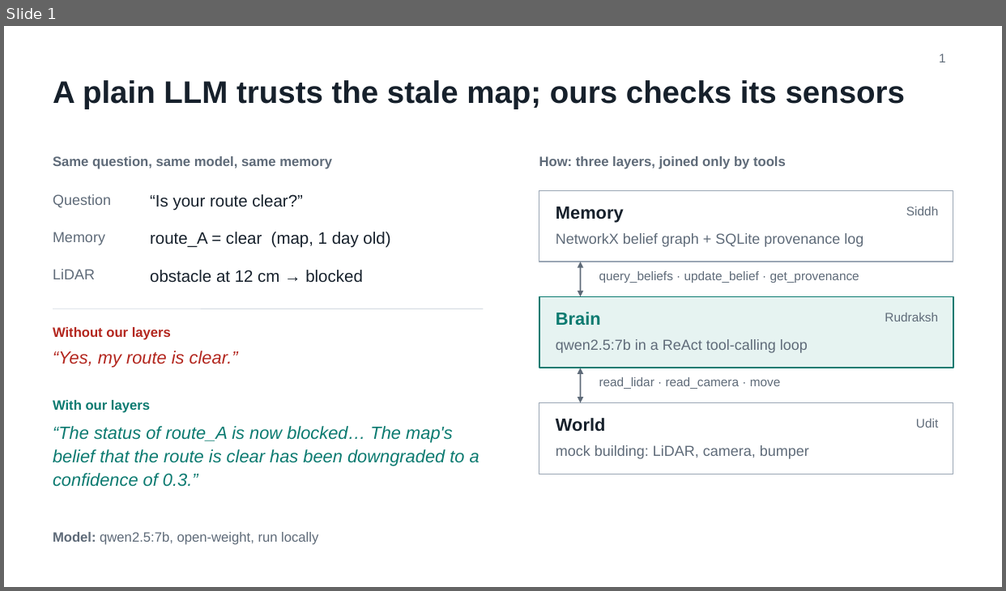
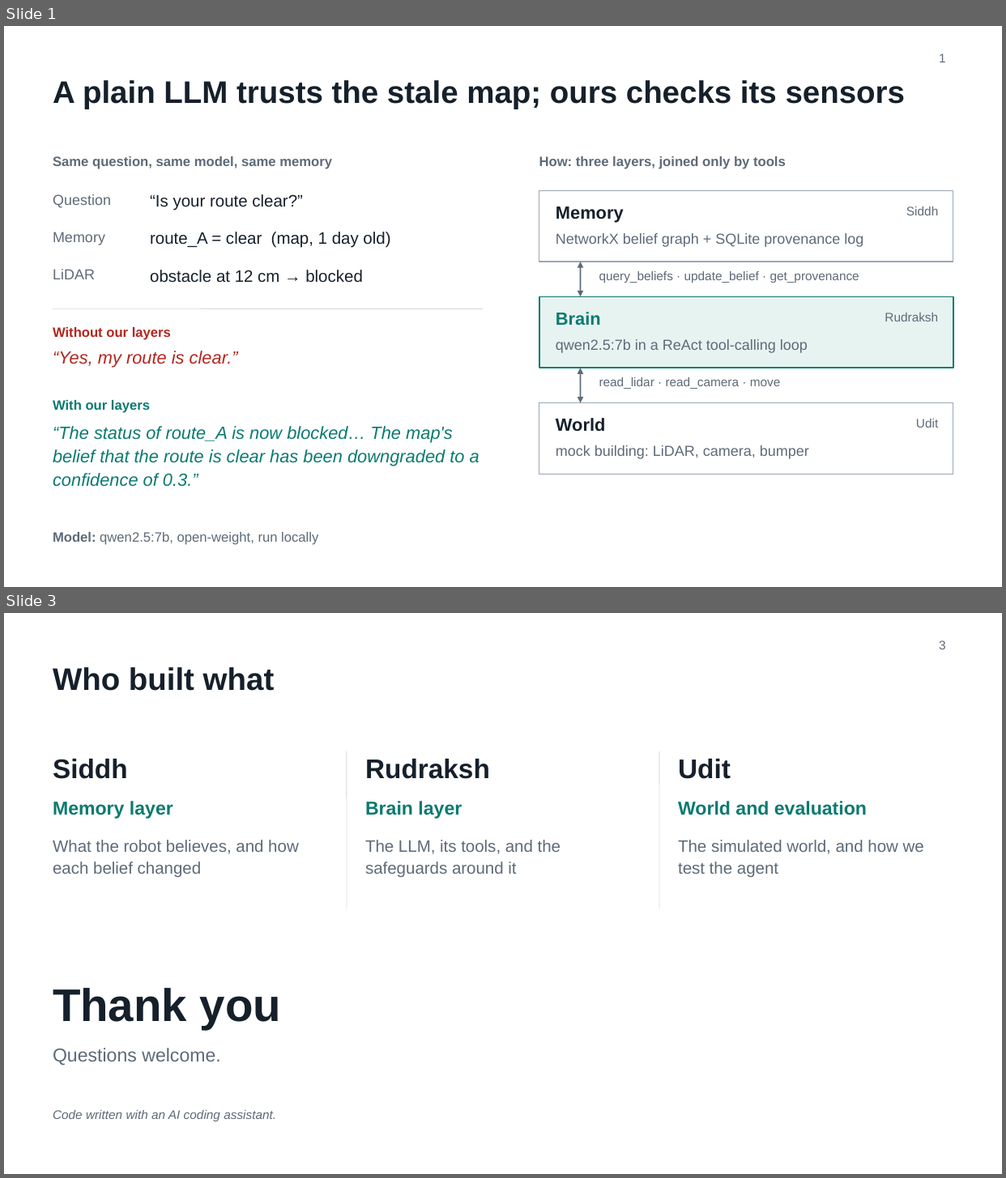
Before and after one commit to Sid-1806/I_Agent_AI_Project, a slide deck: I_Agent_FlashTalk.pptx. Shown one above the other, each under a label of ours: slide 1 before the commit, slides 1 and 3 after it; the slides between them are not shown. The pictures are 1006x591 and 1006x1178 pixels, drawn with LibreOffice and Linux fonts; fonts in the diff are those of the drawing. Boxes give left, top, right and bottom in pixels: in the first picture for what was removed or moved away, otherwise in the second. Text is boxed around its words. In the diff, an @@ line names an element or a change of style, - is before the commit and + after.

Commit message:
Deck: drop dev pass rate; slide 3 is a contribution overview and thank you

```diff
--- a/I_Agent_FlashTalk.pptx
+++ b/I_Agent_FlashTalk.pptx
@@ slide 3 added at (x1=4, y1=613, x2=1002, y2=1174), background #FFFFFF @@
@@ page number added at (x1=939, y1=641, x2=946, y2=649), 12 pt, text #5E6A78 @@
+3
@@ title added at (x1=53, y1=667, x2=275, y2=691), 30 pt, text #16202B, bold @@
+Who built what
@@ text added at (x1=53, y1=758, x2=128, y2=779), 26 pt, text #16202B, bold @@
+Siddh
@@ line added from (347, 752) to (347, 909), #D5DBE2 0.75 pt @@
@@ text added at (x1=365, y1=758, x2=490, y2=779), 26 pt, text #16202B, bold @@
+Rudraksh
@@ line added from (660, 752) to (660, 909), #D5DBE2 0.75 pt @@
@@ text added at (x1=678, y1=758, x2=731, y2=779), 26 pt, text #16202B, bold @@
+Udit
@@ text added at (x1=53, y1=801, x2=173, y2=819), 18 pt, text #0B7A70, bold @@
+Memory layer
@@ text added at (x1=365, y1=801, x2=462, y2=819), 18 pt, text #0B7A70, bold @@
+Brain layer
@@ text added at (x1=678, y1=801, x2=867, y2=815), 18 pt, text #0B7A70, bold @@
+World and evaluation
@@ text added at (x1=53, y1=840, x2=299, y2=877), 16 pt, text #5E6A78 @@
+What the robot believes, and how each belief changed
@@ text added at (x1=365, y1=840, x2=560, y2=877), 16 pt, text #5E6A78 @@
+The LLM, its tools, and the safeguards around it
@@ text added at (x1=678, y1=840, x2=924, y2=877), 16 pt, text #5E6A78 @@
+The simulated world, and how we test the agent
@@ text added at (x1=53, y1=988, x2=281, y2=1029), 44 pt, text #16202B, bold @@
+Thank you
@@ text added at (x1=53, y1=1048, x2=221, y2=1066), 18 pt, text #5E6A78 @@
+Questions welcome.
@@ text added at (x1=53, y1=1110, x2=276, y2=1122), 12 pt, text #5E6A78, italic @@
+Code written with an AI coding assistant.
```
Also in this commit, not shown: 1 slide changed, 1 slide removed.
